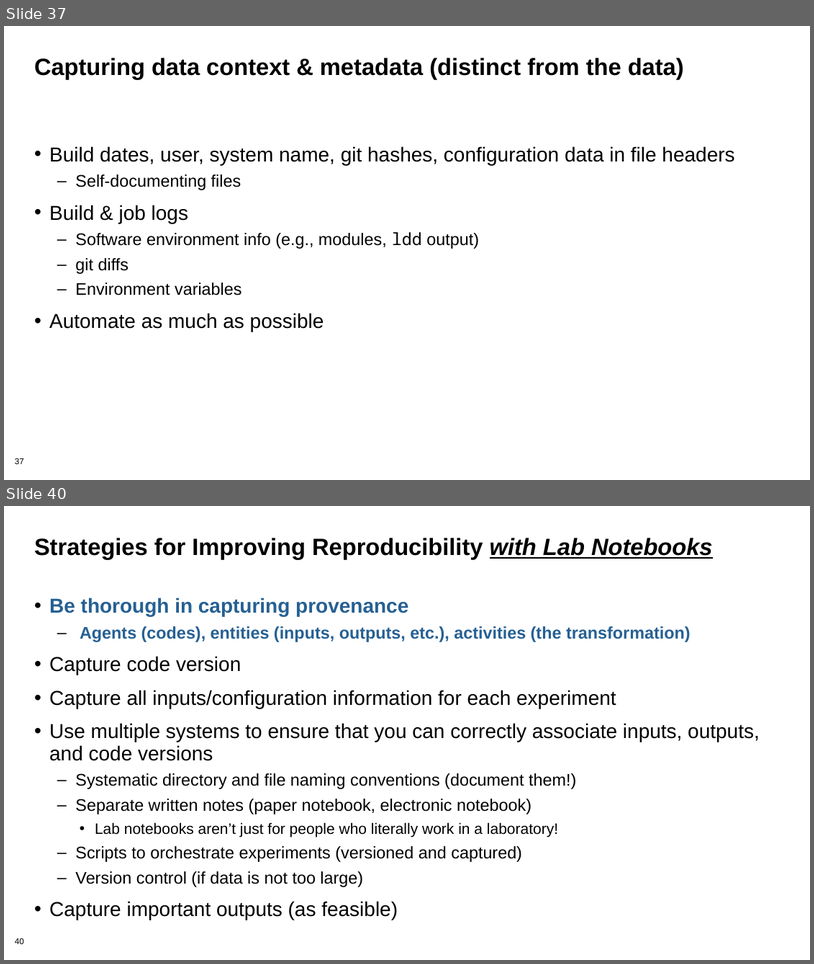
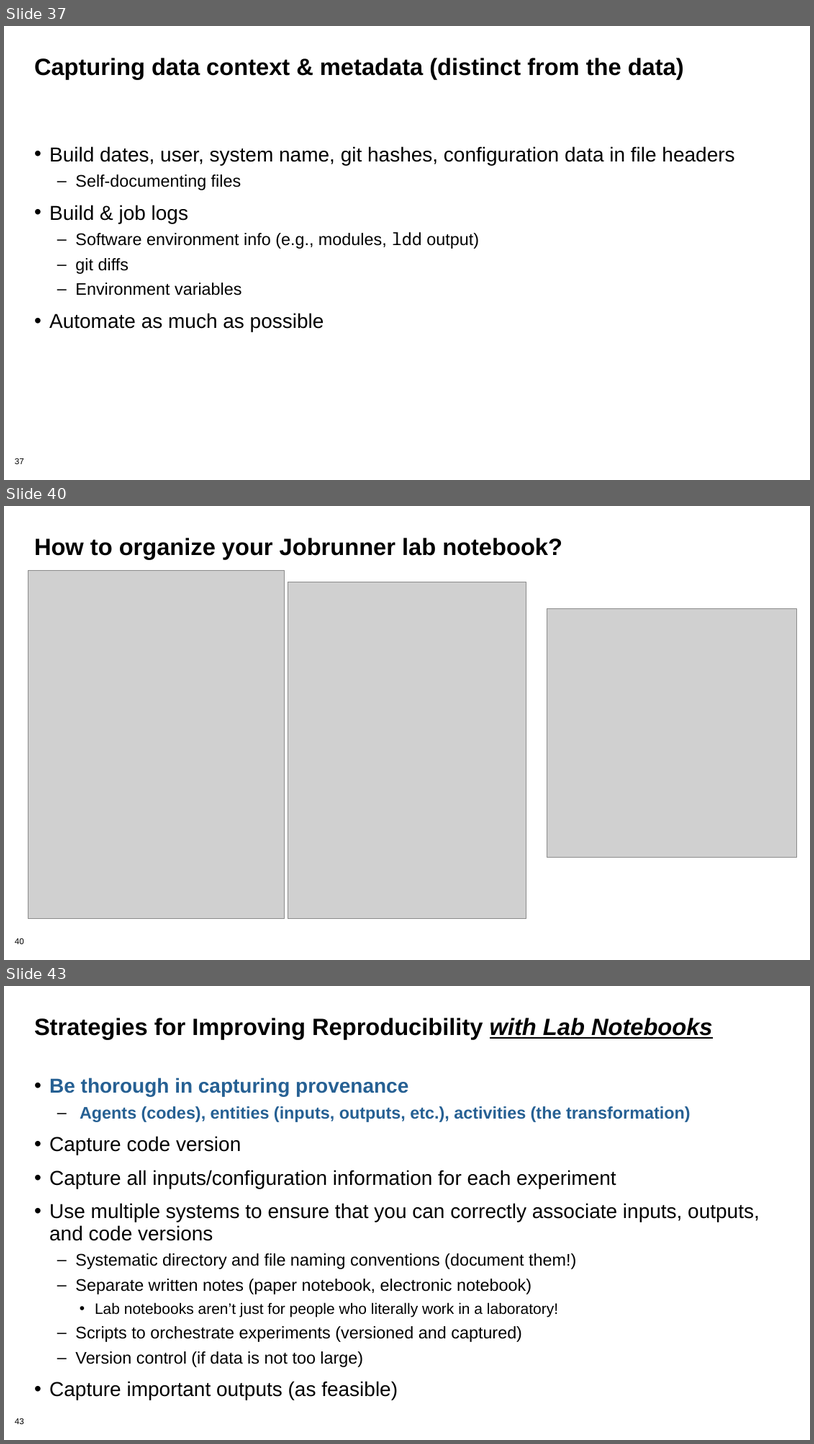
Before and after one commit to bssw-tutorial/presentations, a slide deck: repro-notebooks.pptx. Shown one above the other, each under a label of ours: slides 37 and 40 before the commit, slides 37, 40 and 43 after it; the slides between them are not shown. The pictures are 814x964 and 814x1444 pixels, drawn with LibreOffice and Linux fonts; fonts in the diff are those of the drawing; grey boxes stand for pictures. Boxes give left, top, right and bottom in pixels: in the first picture for what was removed or moved away, otherwise in the second. Text is boxed around its words. In the diff, an @@ line names an element or a change of style, - is before the commit and + after.

```diff
--- a/repro-notebooks.pptx
+++ b/repro-notebooks.pptx
@@ slide 40 added at box(4, 506, 810, 960), background #FFFFFF; not listed: 1 template element that a slide beside it also shows @@
@@ title added at box(34, 538, 563, 559), 28 pt, text #000000, bold @@
+How to organize your Jobrunner lab notebook?
@@ picture added at box(28, 570, 285, 919) @@
@@ picture added at box(288, 582, 527, 919) @@
@@ picture added at box(548, 608, 797, 857) @@
@@ what was slide 40 is now slide 43 @@
@@ page number at box(15, 1418, 24, 1424): text changed @@
-40
+43
```
Also in this commit, not shown: 7 slides changed, 2 other slides added, 1 other file.
